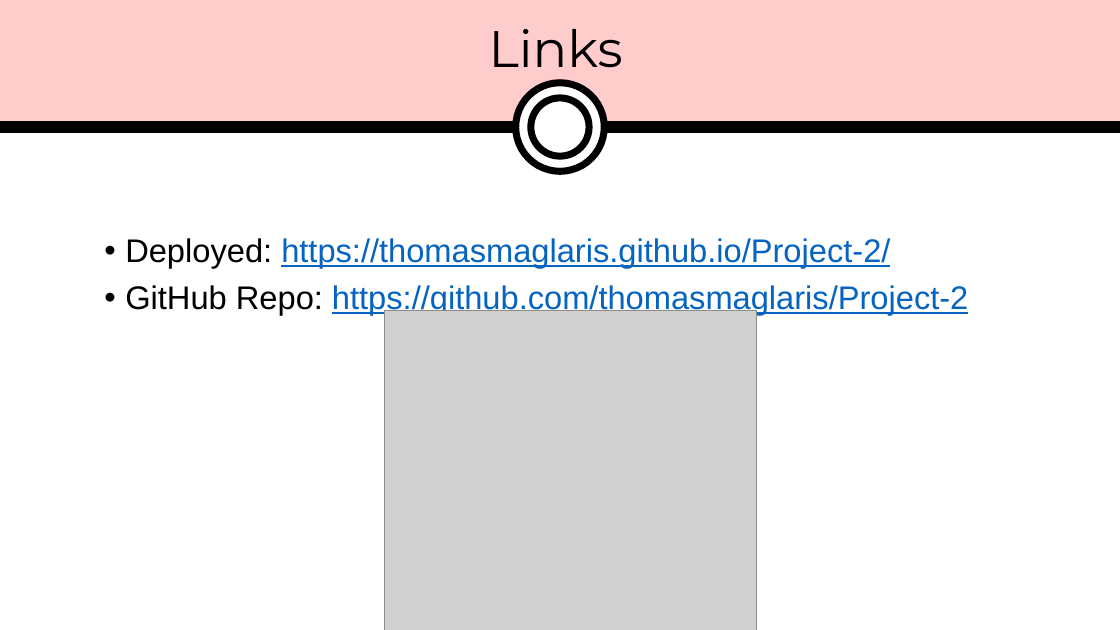
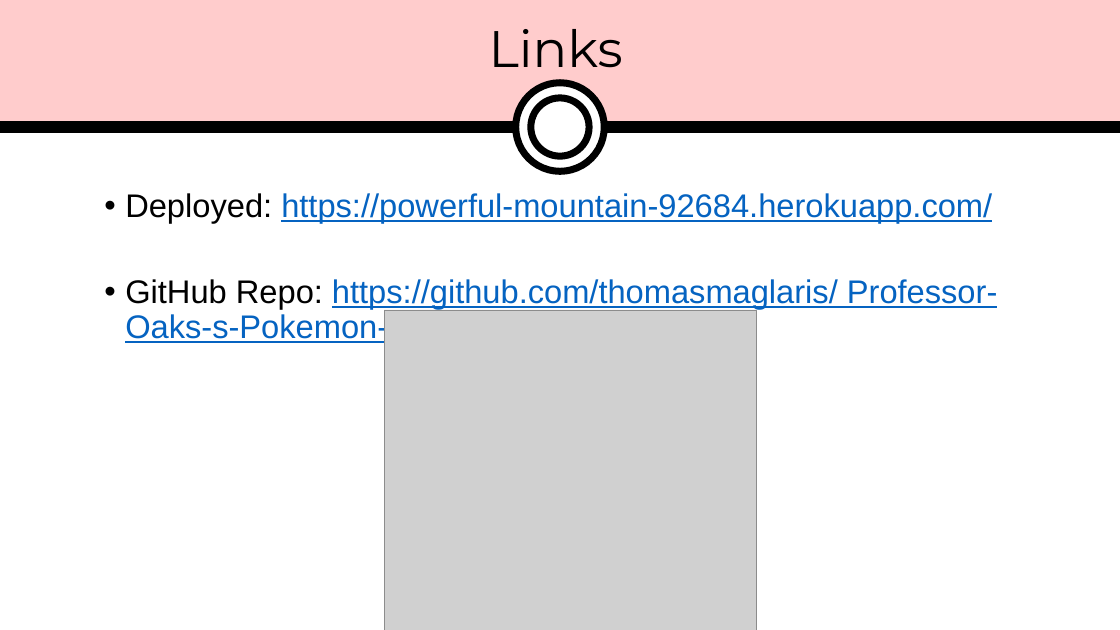
Before and after one commit to thomasmaglaris/Professor-Oak-s-Pokemon-Love-Calculator, a slide deck: slide 10 of presentation-materials/PokemonPresentation.pptx. Drawn at 1120x630 pixels with LibreOffice and Linux fonts; fonts in the diff are those of the drawing; grey boxes stand for pictures. Boxes give left, top, right and bottom in pixels: in the first picture for what was removed or moved away, otherwise in the second. Text is boxed around its words. In the diff, an @@ line names an element or a change of style, - is before the commit and + after.

```diff
--- a/presentation-materials/PokemonPresentation.pptx
+++ b/presentation-materials/PokemonPresentation.pptx
@@ text at (x1=125, y1=193, x2=997, y2=344): text changed @@
-• Deployed: https://thomasmaglaris.github.io/Project-2/
-• GitHub Repo: https://github.com/thomasmaglaris/Project-2
+• Deployed: https://powerful-mountain-92684.herokuapp.com/
+• GitHub Repo: https://github.com/thomasmaglaris/ Professor-Oaks-s-Pokemon-Love-Calculator
```
Also in this commit, not shown: 7 other slides changed, 3 other files.
